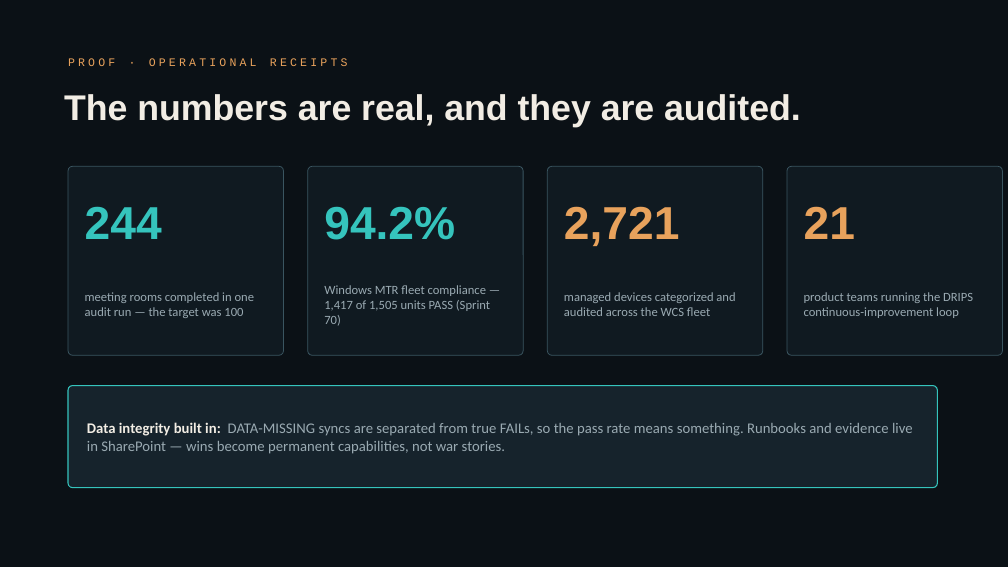
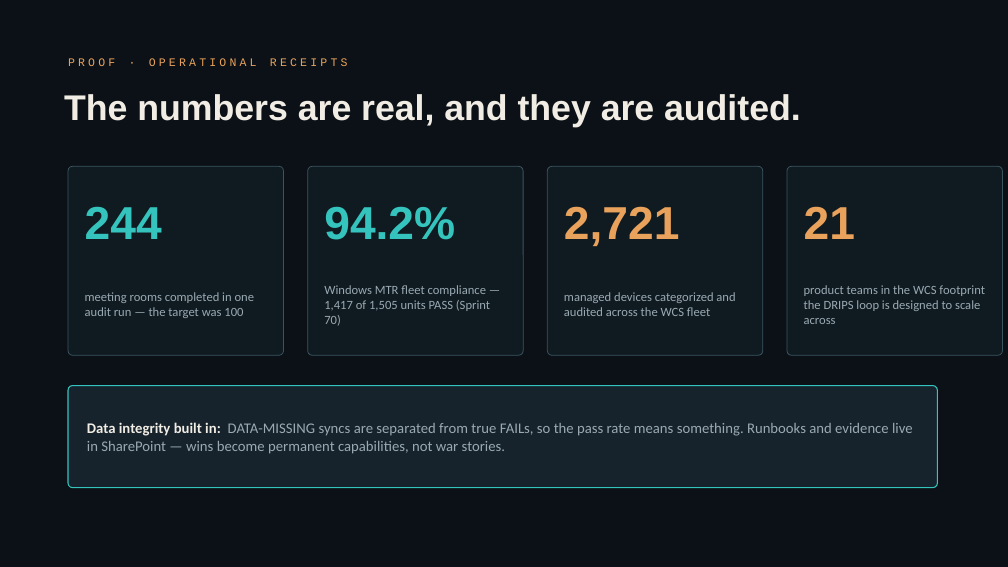
Before and after one commit to falmensa/tokenCLI, a slide deck: slide 3 of showcase/Proof-to-Possibility-Checkpoint.pptx. Drawn at 1008x567 pixels with LibreOffice and Linux fonts; fonts in the diff are those of the drawing. Boxes give left, top, right and bottom in pixels: in the first picture for what was removed or moved away, otherwise in the second. Text is boxed around its words. In the diff, an @@ line names an element or a change of style, - is before the commit and + after.

```diff
--- a/showcase/Proof-to-Possibility-Checkpoint.pptx
+++ b/showcase/Proof-to-Possibility-Checkpoint.pptx
@@ text at box(804, 285, 985, 324): text changed @@
-product teams running the DRIPS continuous-improvement loop
+product teams in the WCS footprint the DRIPS loop is designed to scale across
```
Also in this commit, not shown: 1 other slide changed, 3 other files.
